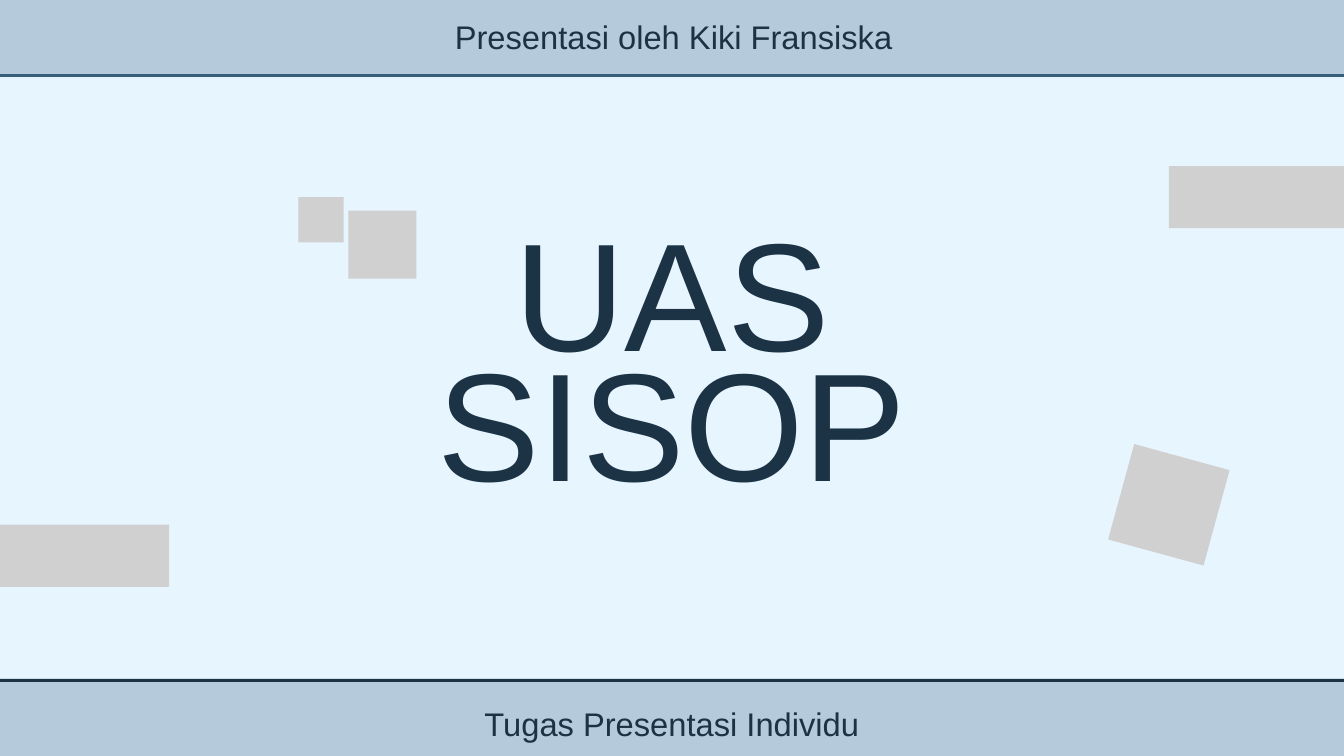
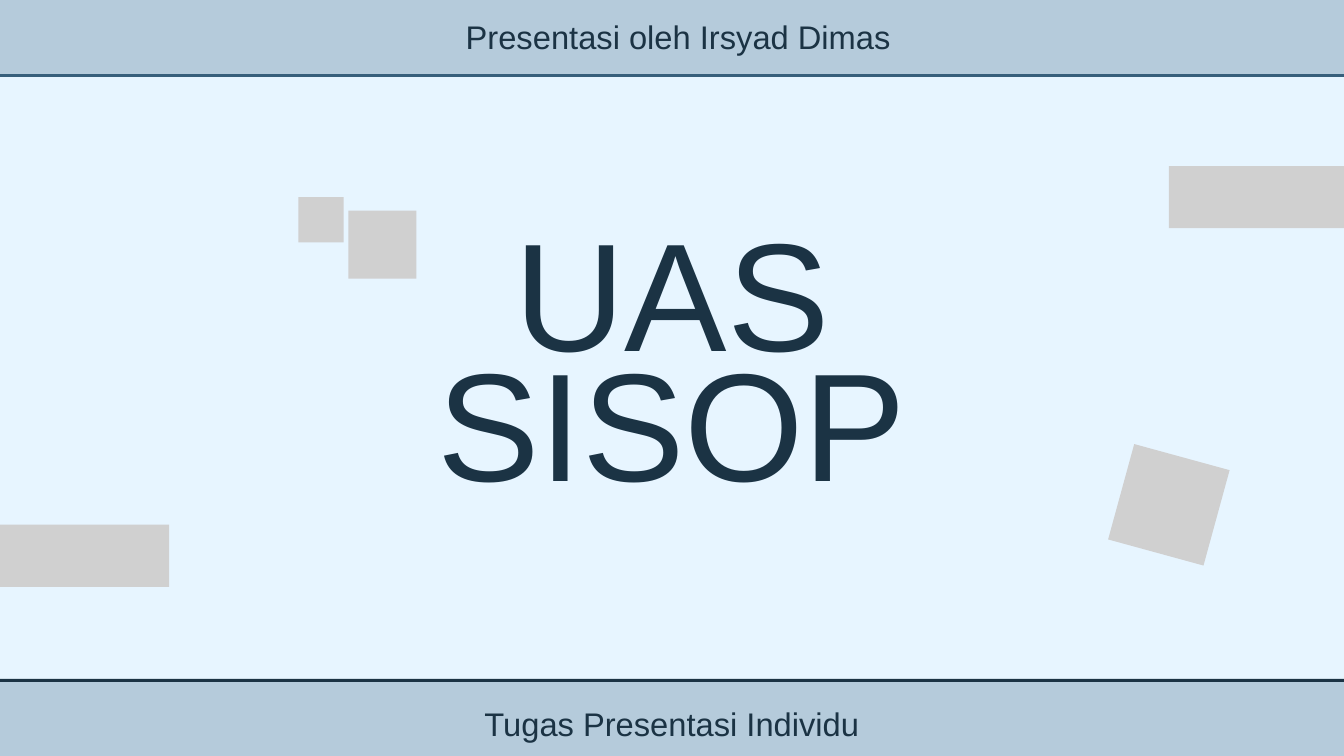
Before and after one commit to Dimas0824/UAS-SISTEMOPERASI, a slide deck: slide 1 of File PPT dan Laporan Progres/2341720088_Muhammad Irsyad Dimas Abdillah_PPT Sisop.pptx. Drawn at 1344x756 pixels with LibreOffice and Linux fonts; fonts in the diff are those of the drawing; grey boxes stand for pictures. Boxes give left, top, right and bottom in pixels: in the first picture for what was removed or moved away, otherwise in the second. Text is boxed around its words. In the diff, an @@ line names an element or a change of style, - is before the commit and + after.

Commit message:
update ppt

```diff
--- a/File PPT dan Laporan Progres/2341720088_Muhammad Irsyad Dimas Abdillah_PPT Sisop.pptx
+++ b/File PPT dan Laporan Progres/2341720088_Muhammad Irsyad Dimas Abdillah_PPT Sisop.pptx
@@ text at (x1=466, y1=25, x2=891, y2=55): text changed @@
-Presentasi oleh Kiki Fransiska
+Presentasi oleh Irsyad Dimas
```
Also in this commit, not shown: 1 other file.
